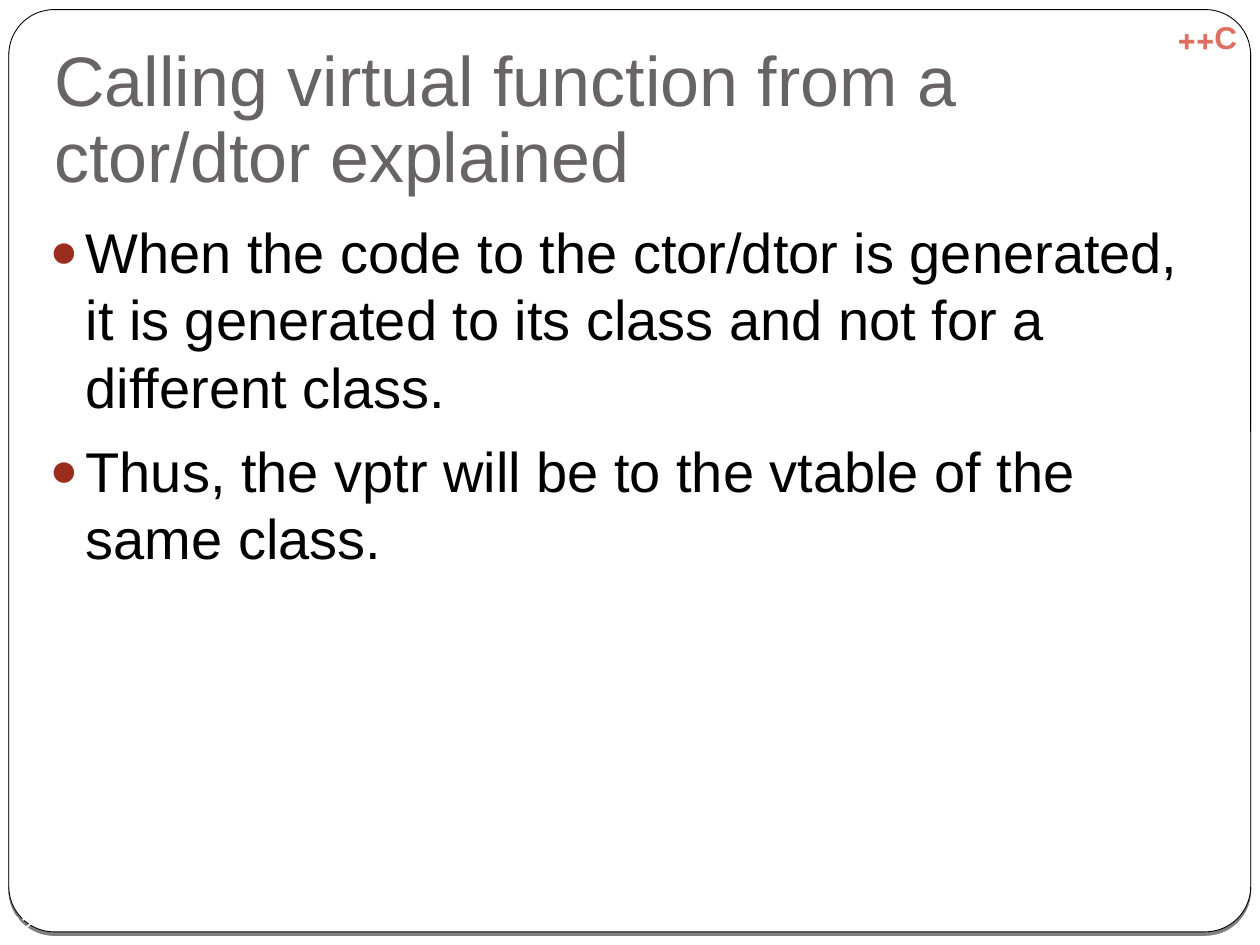
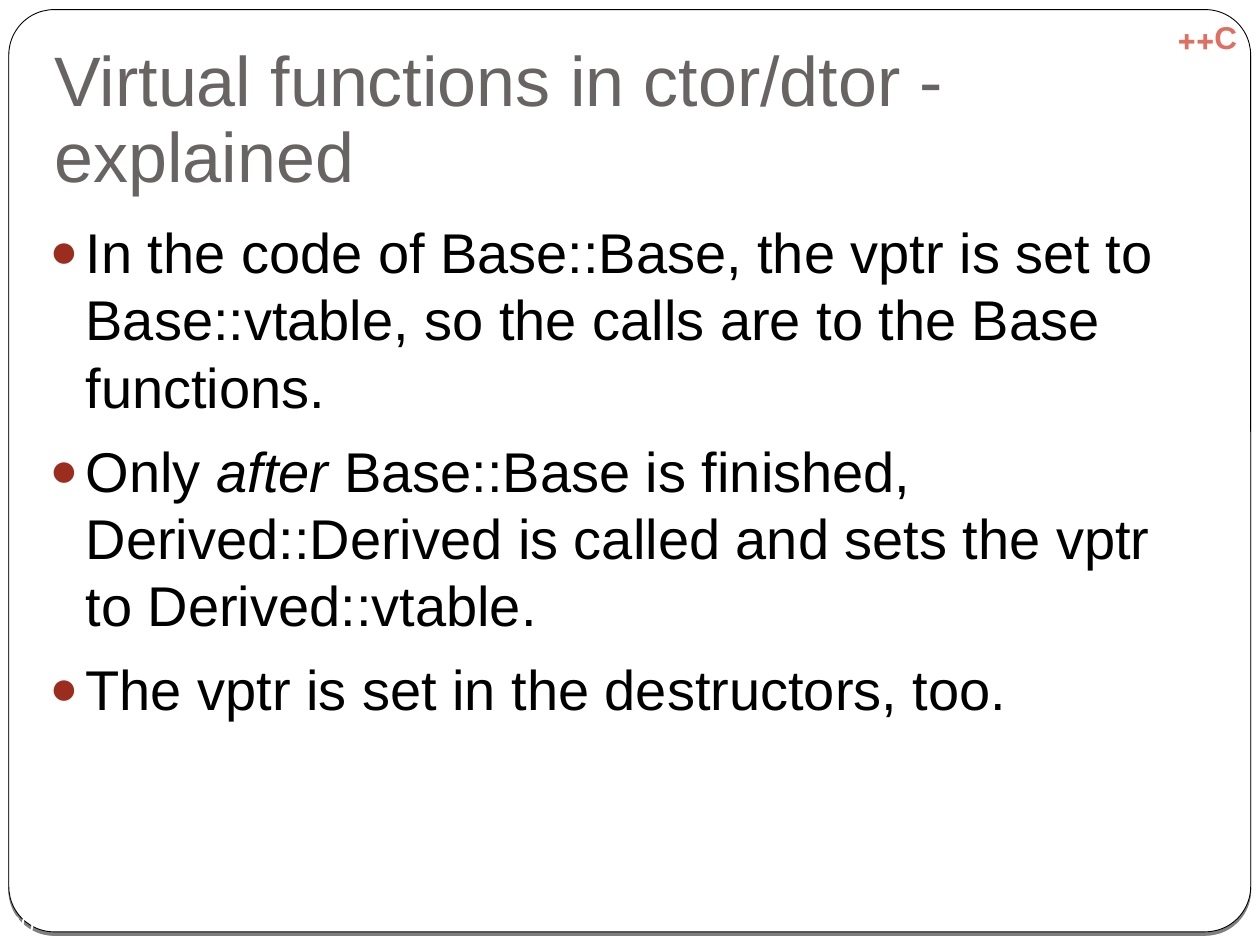
Before and after one commit to cpp-at-ariel/cpp-5779, a slide deck: slide 30 of 06-inheritance/slides-virtual.odp (slide 32 before the commit). Drawn at 1260x945 pixels with LibreOffice and Linux fonts; fonts in the diff are those of the drawing. Boxes give left, top, right and bottom in pixels: in the first picture for what was removed or moved away, otherwise in the second. Text is boxed around its words. In the diff, an @@ line names an element or a change of style, - is before the commit and + after.

```diff
--- a/06-inheritance/slides-virtual.odp
+++ b/06-inheritance/slides-virtual.odp
@@ title at (x1=54, y1=55, x2=900, y2=195): text changed @@
-Calling virtual function from a ctor/dtor explained
+Virtual functions in ctor/dtor - explained
@@ text at (x1=86, y1=232, x2=1153, y2=721): text changed @@
-  ● When the code to the ctor/dtor is generated, it is generated to its class and not for a different class.
-  ● Thus, the vptr will be to the vtable of the same class.
+  ● In the code of Base::Base, the vptr is set to Base::vtable, so the calls are to the Base functions.
+  ● Only after Base::Base is finished, Derived::Derived is called and sets the vptr to Derived::vtable.
+  ● The vptr is set in the destructors, too.
@@ page number at (x1=7, y1=914, x2=34, y2=931): text changed @@
-32
+30
```
Also in this commit, not shown: 18 other slides changed, 1 slide added, 2 slides removed, 3 other files.
